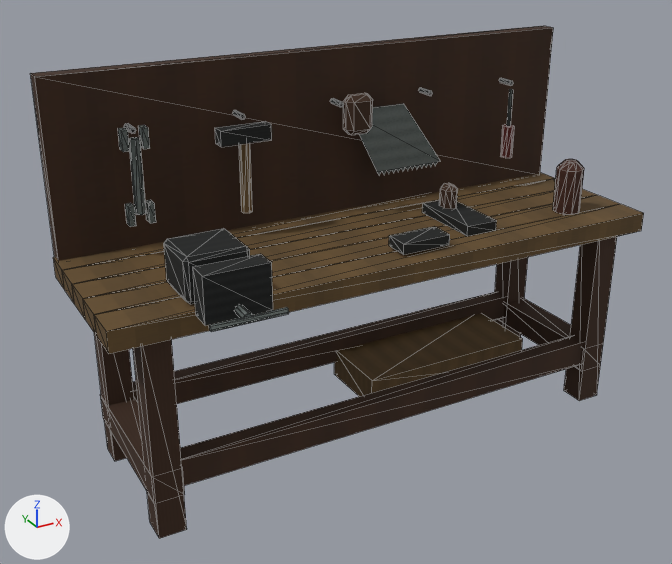
An edit to the glTF model assets/runtime/models/level_work_repair_bench.glb, drawn before and after from the same camera.
Rendered twice from a 50 mm camera at (-1.89, -3.18, 2.32) aimed at (-0.17, -0.04, 0.75). Arrows for +X, +Y and +Z are at lower left; the lights stay in place. The picture after the commit comes second. Mesh edges are drawn as thin lines. Vertices at exactly the same position are counted once.

The first picture shows 'level_work_repair_bench'.
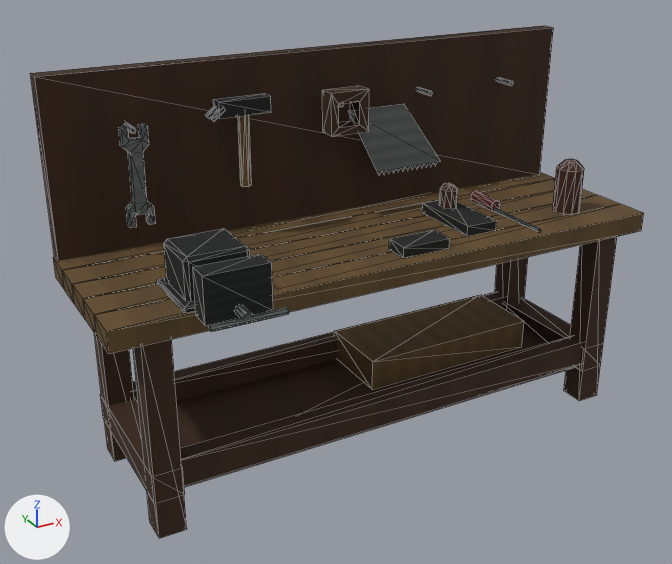
Pixel boxes [x1, y1, x2, y2] of what changed, in the pictures (672 x 564 px; the box of a moved part takes in the faces that stretch with it):
part 1 of me_cube, added: after [177, 328, 575, 487]
part 2 of me_cube, moved or reshaped: before [238, 143, 252, 213]; after [237, 115, 251, 187]
part 3 of me_cube, moved or reshaped: before [334, 313, 523, 396]; after [334, 295, 524, 389]
part 4 of me_cube, moved or reshaped: before [215, 121, 272, 147]; after [213, 93, 271, 118]
part 5 of me_cube, added: after [157, 278, 195, 313]
part 6 of me_cube, moved or reshaped: before [389, 226, 450, 255]; after [389, 230, 450, 258]
part 7 of me_cube, added: after [494, 208, 541, 232]
part 8 of me_cube, added: after [470, 191, 501, 212]
part 9 of me_cube, rebuilt (55% wider, 21% taller): before [343, 93, 373, 135]; after [322, 86, 369, 137]
part 10 of me_cube, rebuilt (105% wider, 33% taller): before [128, 137, 146, 215]; after [118, 124, 156, 228]
part 11 of me_cube, deleted: before [118, 89, 514, 227]
part 12 of me_cube, built on: before [124, 110, 243, 132]; after [122, 107, 237, 132]
part 13 of me_cube, moved or reshaped (not visible afterwards): before [330, 98, 342, 107]
part 14 of me_cube, moved or reshaped: before [419, 87, 431, 95]; after [415, 86, 431, 95]
part 15 of me_cube, moved or reshaped: before [499, 78, 512, 85]; after [495, 77, 512, 85]

The change, as a list of edits to the scene's bpy script:
```text
Change me_cube:
    used by ob_level_work_repair_bench; location = (0.0, 0.0, 0.0)
    remove me_cube.from_pydata(...)  # 456 vertices, 715 faces; spans x -1.23..1.23, y -0.6..0.4, z 0.0..1.64
    add me_cube.from_pydata(...)  # 520 vertices, 839 faces; spans x -1.23..1.23, y -0.6..0.4, z 0.0..1.64
    me_cube part 1: a new loose piece, a box spanning x -1.06..1.06, y -0.29..0.29, z 0.155..0.205, in mat_rebuild_original_oak (picture img_original_oak_diffuse)
    me_cube part 2: the loose piece of 12 vertices spanning x -0.47..-0.43, y 0.2..0.24, z 1.03..1.35 is moved by (0.0, 0.0, 0.12)
    me_cube part 3: the loose piece of 8 vertices spanning x -0.01..0.85, y -0.08..0.28, z 0.11..0.25 is moved by (0.0, 0.0, 0.09)
    me_cube part 4: the loose piece of 8 vertices spanning x -0.56..-0.34, y 0.19..0.25, z 1.33..1.39 is moved by (0.0, 0.0, 0.12)
    me_cube part 5: the loose piece of 24 vertices spanning x -0.93..-0.68, y -0.34..-0.1, z 0.93..1.11 is copied, and the copy is scaled about its middle by (1.27, 1.34, 0.109), then moved by (0.0, 0.0, -0.09); it spans x -0.95..-0.65, y -0.37..-0.08, z 0.92..0.94
    me_cube part 6: the loose piece of 8 vertices spanning x -0.01..0.21, y -0.31..-0.19, z 0.94..0.98 is moved by (0.0, 0.0, -0.01)
    me_cube part 7: a new loose piece, a 6-sided cylinder along y spanning x 0.641..0.659, y -0.34..-0.04, z 0.924..0.94, in mat_rebuild_original_steel (picture img_original_steel_diffuse)
    me_cube part 8: a new loose piece, an 8-sided cylinder along y spanning x 0.622..0.678, y -0.04..0.12, z 0.923..0.979, in mat_rebuild_original_red (picture img_original_red_diffuse)
    me_cube part 9: the loose piece of 24 vertices spanning x 0.02..0.14, y 0.18..0.26, z 1.3..1.46 is rebuilt with 16 vertices and now spans x -0.07..0.11, y 0.18..0.26, z 1.31..1.49
    me_cube part 10: the loose piece of 12 vertices spanning x -0.92..-0.88, y 0.2..0.24, z 1.1..1.4 is rebuilt with 40 vertices and now spans x -0.95..-0.85, y 0.2..0.24, z 1.05..1.45
    me_cube part 11: 6 loose pieces with 60 vertices, spanning x -0.95..0.93, y 0.19..0.25, z 1.06..1.44, are deleted
    me_cube part 12: 12 vertices moved from x -0.91..-0.44, y 0.3, z 1.42..1.44 to x -0.91..-0.44, y 0.35, z 1.42..1.44; 20 vertices added at x -0.6..-0.53, y 0.19..0.26, z 1.43..1.49
    me_cube part 13: 6 vertices moved from x -0.01..0.01, y 0.3, z 1.42..1.44 to x -0.01..0.01, y 0.35, z 1.42..1.44
    me_cube part 14: 6 vertices moved from x 0.44..0.46, y 0.3, z 1.42..1.44 to x 0.44..0.46, y 0.35, z 1.42..1.44
    me_cube part 15: 6 vertices moved from x 0.89..0.91, y 0.3, z 1.42..1.44 to x 0.89..0.91, y 0.35, z 1.42..1.44
    other edits to the shape of me_cube do not show in these pictures
```
